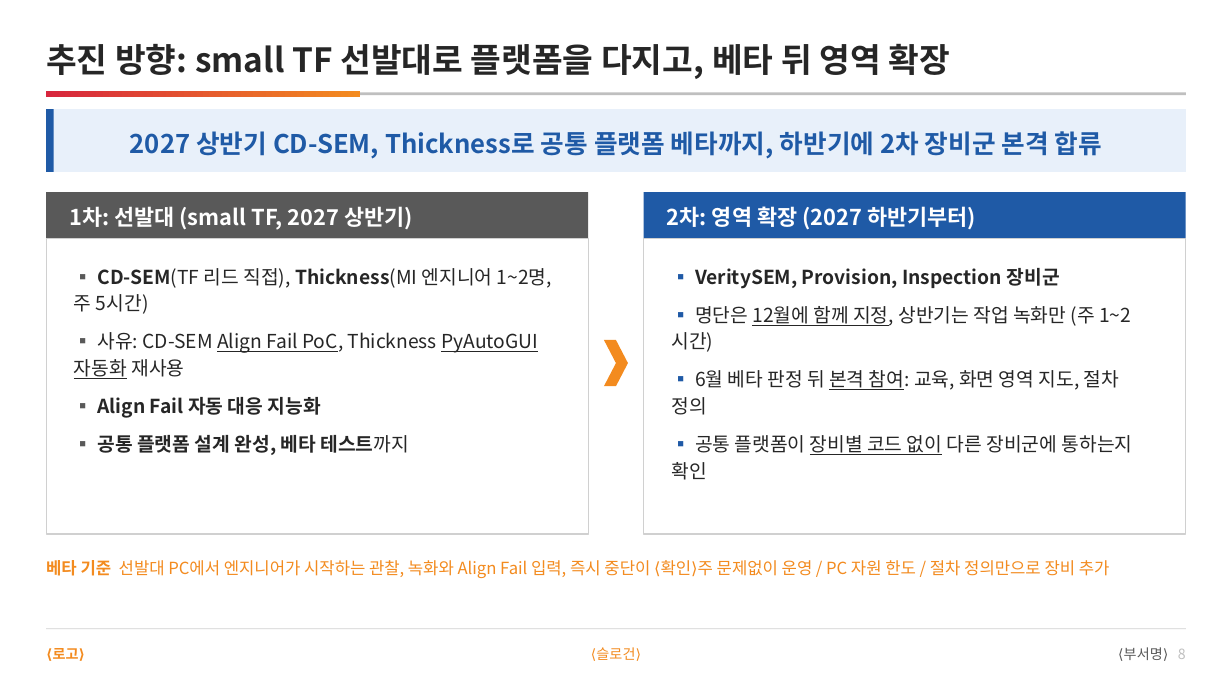
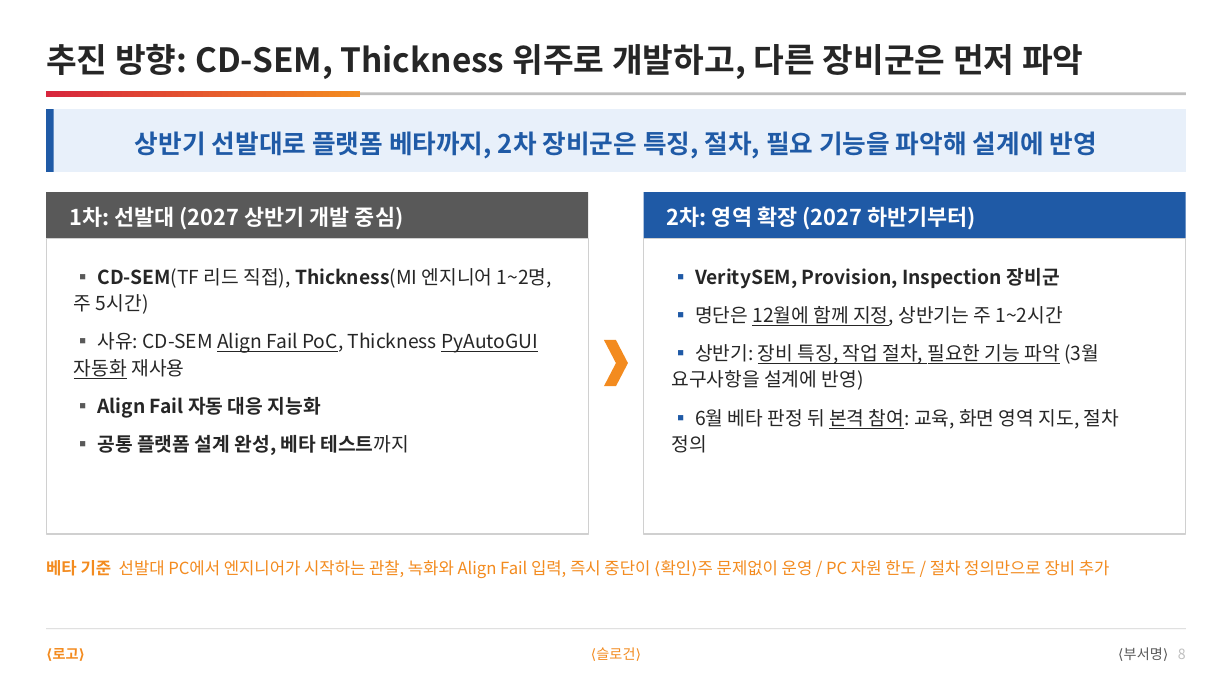
Before and after one commit to DarrenKoi/pm_notes, a slide deck: slide 8 of my-task/arc-tf/deliverables/arc-tf-team-full.pptx. Drawn at 1232x693 pixels with LibreOffice and Linux fonts; fonts in the diff are those of the drawing. Boxes give left, top, right and bottom in pixels: in the first picture for what was removed or moved away, otherwise in the second. Text is boxed around its words. In the diff, an @@ line names an element or a change of style, - is before the commit and + after.

```diff
--- a/my-task/arc-tf/deliverables/arc-tf-team-full.pptx
+++ b/my-task/arc-tf/deliverables/arc-tf-team-full.pptx
@@ text at (46,44,1083,79): text changed @@
-추진 방향: small TF 선발대로 플랫폼을 다지고, 베타 뒤 영역 확장
+추진 방향: CD-SEM, Thickness 위주로 개발하고, 다른 장비군은 먼저 파악
@@ text at (135,131,1096,159): text changed @@
-2027 상반기 CD-SEM, Thickness로 공통 플랫폼 베타까지, 하반기에 2차 장비군 본격 합류
+상반기 선발대로 플랫폼 베타까지, 2차 장비군은 특징, 절차, 필요 기능을 파악해 설계에 반영
@@ text at (69,206,404,229): text changed @@
-1차: 선발대 (small TF, 2027 상반기)
+1차: 선발대 (2027 상반기 개발 중심)
@@ text at (671,306,1099,390): text changed @@
-▪ 명단은 12월에 함께 지정, 상반기는 작업 녹화만 (주 1~2시간)
+▪ 명단은 12월에 함께 지정, 상반기는 주 1~2시간
+▪ 상반기: 장비 특징, 작업 절차, 필요한 기능 파악 (3월 요구사항을 설계에 반영)
@@ text at (671,435,1133,480): paragraph removed @@
-▪ 공통 플랫폼이 장비별 코드 없이 다른 장비군에 통하는지 확인
```
Also in this commit, not shown: 5 other slides changed, 13 other files.
